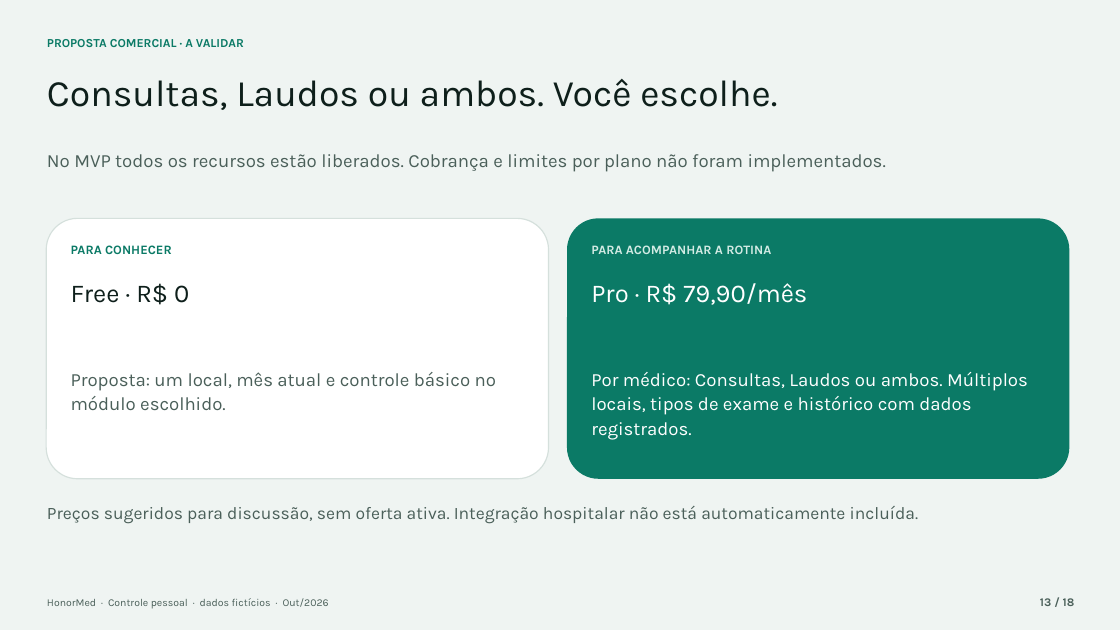
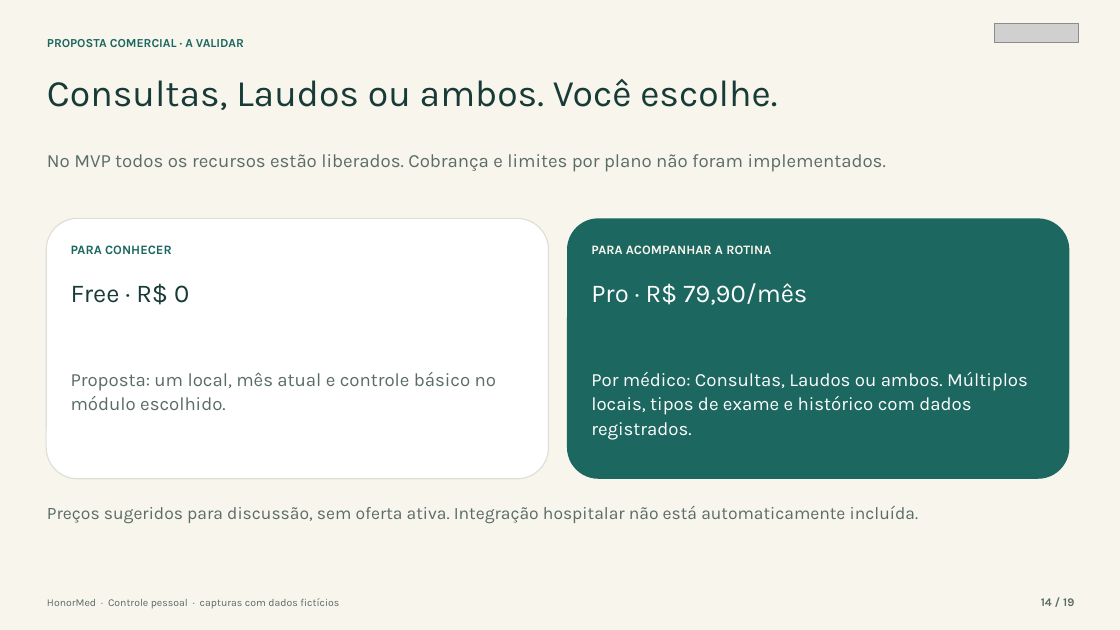
Before and after one commit to Gor0d/HonorMed, a slide deck: slide 14 of docs/apresentacao/HonorMed_Apresentacao_Medicos.pptx (slide 13 before the commit). Drawn at 1120x630 pixels with LibreOffice and Linux fonts; fonts in the diff are those of the drawing; grey boxes stand for pictures. Boxes give left, top, right and bottom in pixels: in the first picture for what was removed or moved away, otherwise in the second. Text is boxed around its words. In the diff, an @@ line names an element or a change of style, - is before the commit and + after.

Commit message:
docs: atualizar apresentacao medica para identidade e piloto

```diff
--- a/docs/apresentacao/HonorMed_Apresentacao_Medicos.pptx
+++ b/docs/apresentacao/HonorMed_Apresentacao_Medicos.pptx
@@ background #EFF4F2 to #F8F5ED @@
@@ picture added at (995, 24, 1079, 42) @@
@@ text "PROPOSTA COMERCIAL · A VALIDAR" at (47, 39, 244, 47): text colour #0B7A66 to #1C6860 @@
@@ text "Consultas, Laudos ou ambos. Você ..." at (47, 79, 777, 110): text colour #0E1F1B to #183B38 @@
@@ rounded rectangle at (46, 218, 549, 479): outline #D5E0DC 1 pt to #DEDFD5 1 pt @@
@@ rounded rectangle at (567, 218, 1070, 479): fill #0B7A66 to #1C6860 @@
@@ text "PARA CONHECER" at (71, 245, 172, 254): text colour #0B7A66 to #1C6860 @@
@@ text "PARA ACOMPANHAR A ROTINA" at (591, 245, 771, 254): text colour #D3EBE4 to #F8F5ED @@
@@ text "Free · R$ 0" at (71, 283, 189, 305): text colour #0E1F1B to #183B38 @@
@@ text colour #4A5F59 to #596C66 in 3 elements at (47, 154, 886, 172), (71, 372, 496, 410), (47, 506, 919, 524) @@
@@ text at (47, 598, 339, 609): text changed; text colour #4A5F59 to #596C66 @@
-HonorMed · Controle pessoal · dados fictícios · Out/2026
+HonorMed · Controle pessoal · capturas com dados fictícios
@@ text at (1041, 598, 1074, 606): text changed; text colour #4A5F59 to #596C66 @@
-13 / 18
+14 / 19
```
Also in this commit, not shown: 16 other slides changed, 2 slides added, 1 slide removed, 4 other files.
